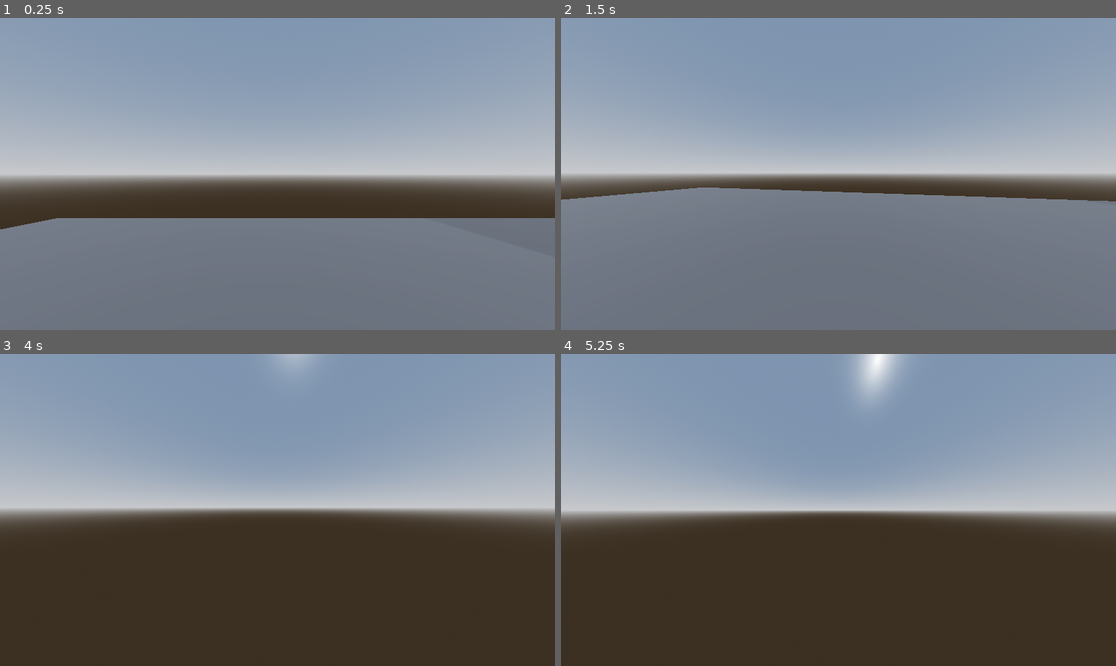
Above: before the commit, frames 1-4 (two rows, left to right).
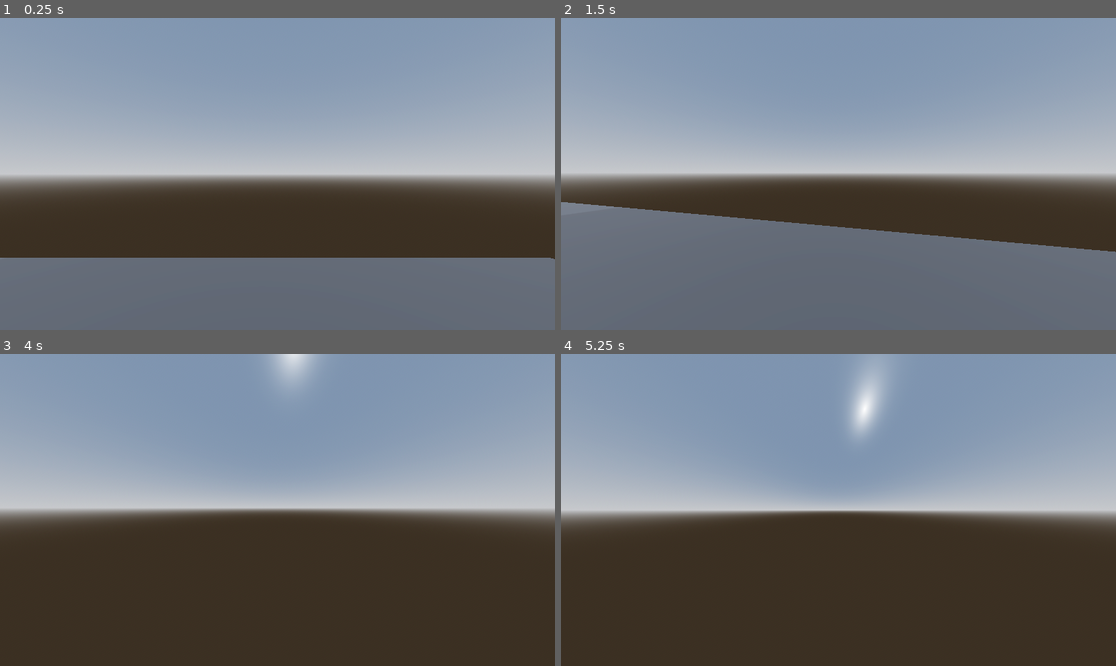
Above: after the commit, the same moments.

Repository: asaeed01/AstroStrider
Game: Godot game, scene res://world.tscn
The game is run twice, just before and just after one commit, with the same random seed, the same clock (stepped at 60 frames per second) and the same inputs. The project has no main scene, so this scene is started directly.
Inputs (mouse positions are in pixels of both pictures, inside the frame that each line leads up to):
- Up to frame 1 (0.25 s): no input
- Up to frame 2 (1.5 s): move the mouse to (866, 174) at 0.52 s; hold W (forwards) from 0.53 s (still down); tap C (crouch) at 0.6 s; tap Space (jump) at 0.77 s; move the mouse to (810, 174) at 1.27 s; tap Shift (sprint) at 1.35 s
- Up to frame 3 (4 s): keep holding W (forwards); tap Space (jump) at 1.52, 3.02, 3.5, 3.77 s; move the mouse to (288, 503) at 2.02 s; tap C (crouch) at 2.1, 3.6 s; tap Enter at 2.75 s; move the mouse to (271, 516) at 2.77 s; tap Shift (sprint) at 2.85 s; move the mouse to (316, 513) at 3.52 s
- Up to frame 4 (5.25 s): keep holding W (forwards); move the mouse to (794, 506) at 4.27 s; tap Shift (sprint) at 4.35 s; tap Space (jump) at 4.52 s; move the mouse to (844, 510) at 5.02 s; tap C (crouch) at 5.1 s

The runs differ from the first frame. In frame 1, 13% of the frame differs, in the area x 0-100%, y 64-78%; in frame 2, 10%; in frame 3, 0.3%; in frame 4, 1.2%.

Commit message:
Map Changes

Diff:
--- a/Parkour Runner Prototype/Player.gd
+++ b/Parkour Runner Prototype/Player.gd
@@ -5,9 +5,9 @@
 const SPRINT_SPEED = 24
 const SLIDE_BOOST_MULTIPLIER = 1.5  # Multiplier for initial sliding speed
 const SLIDE_SPEED = 20  # Base speed while sliding
-const JUMP_VELOCITY = 5.8
+const JUMP_VELOCITY = 7.0
 const SENSITIVITY = 0.004
-const GRAVITY = 6. # Custom gravity constant
+const GRAVITY = 9.8 # Custom gravity constant
 
 @onready var head = $Head
 @onready var camera = $Head/Camera3D
--- a/Parkour Runner Prototype/world.tscn
+++ b/Parkour Runner Prototype/world.tscn
@@ -1,8 +1,9 @@
-[gd_scene load_steps=23 format=3 uid="uid://crj7lreijfaum"]
+[gd_scene load_steps=27 format=3 uid="uid://crj7lreijfaum"]
 
 [ext_resource type="Texture2D" uid="uid://cov0iq82dholj" path="res://Assets/Textures/Dark/texture_08.png" id="1_8h2x3"]
 [ext_resource type="Script" path="res://Player.gd" id="1_p1pub"]
 [ext_resource type="Texture2D" uid="uid://bjoumse7oqld2" path="res://Assets/Textures/Dark/texture_12.png" id="2_cvvaa"]
+[ext_resource type="Texture2D" uid="uid://d22dx4rf3ylq2" path="res://Assets/Textures/Dark/texture_07.png" id="3_kd6ax"]
 
 [sub_resource type="StandardMaterial3D" id="StandardMaterial3D_2jddw"]
 albedo_texture = ExtResource("1_8h2x3")
@@ -10,16 +11,46 @@
 [sub_resource type="BoxMesh" id="BoxMesh_s4plq"]
 material = SubResource("StandardMaterial3D_2jddw")
 
-[sub_resource type="ConvexPolygonShape3D" id="ConvexPolygonShape3D_735vj"]
-points = PackedVector3Array(-0.5, -0.5, -0.5, 0.5, 0.5, 0.5, 0.5, -0.5, 0.5, 0.5, 0.5, -0.5, -0.5, 0.5, 0.5, 0.5, -0.5, -0.5, -0.5, -0.5, 0.5, -0.5, 0.5, -0.5)
-
-[sub_resource type="ConvexPolygonShape3D" id="ConvexPolygonShape3D_b5683"]
-points = PackedVector3Array(-0.5, -0.5, -0.5, 0.5, 0.5, 0.5, 0.5, -0.5, 0.5, 0.5, 0.5, -0.5, -0.5, 0.5, 0.5, 0.5, -0.5, -0.5, -0.5, -0.5, 0.5, -0.5, 0.5, -0.5)
-
-[sub_resource type="ConvexPolygonShape3D" id="ConvexPolygonShape3D_r88so"]
-points = PackedVector3Array(-0.5, -0.5, -0.5, 0.5, 0.5, 0.5, 0.5, -0.5, 0.5, 0.5, 0.5, -0.5, -0.5, 0.5, 0.5, 0.5, -0.5, -0.5, -0.5, -0.5, 0.5, -0.5, 0.5, -0.5)
-
-[sub_resource type="ConvexPolygonShape3D" id="ConvexPolygonShape3D_1ljmp"]
+[sub_resource type="ConvexPolygonShape3D" id="ConvexPolygonShape3D_mxexo"]
+points = PackedVector3Array(-0.5, -0.5, -0.5, 0.5, 0.5, 0.5, 0.5, -0.5, 0.5, 0.5, 0.5, -0.5, -0.5, 0.5, 0.5, 0.5, -0.5, -0.5, -0.5, -0.5, 0.5, -0.5, 0.5, -0.5)
+
+[sub_resource type="ConvexPolygonShape3D" id="ConvexPolygonShape3D_gd2f1"]
+points = PackedVector3Array(-0.5, -0.5, -0.5, 0.5, 0.5, 0.5, 0.5, -0.5, 0.5, 0.5, 0.5, -0.5, -0.5, 0.5, 0.5, 0.5, -0.5, -0.5, -0.5, -0.5, 0.5, -0.5, 0.5, -0.5)
+
+[sub_resource type="ConvexPolygonShape3D" id="ConvexPolygonShape3D_ig72s"]
+points = PackedVector3Array(-0.5, -0.5, -0.5, 0.5, 0.5, 0.5, 0.5, -0.5, 0.5, 0.5, 0.5, -0.5, -0.5, 0.5, 0.5, 0.5, -0.5, -0.5, -0.5, -0.5, 0.5, -0.5, 0.5, -0.5)
+
+[sub_resource type="ConvexPolygonShape3D" id="ConvexPolygonShape3D_uopyr"]
+points = PackedVector3Array(-0.5, -0.5, -0.5, 0.5, 0.5, 0.5, 0.5, -0.5, 0.5, 0.5, 0.5, -0.5, -0.5, 0.5, 0.5, 0.5, -0.5, -0.5, -0.5, -0.5, 0.5, -0.5, 0.5, -0.5)
+
+[sub_resource type="ConvexPolygonShape3D" id="ConvexPolygonShape3D_btjdu"]
+points = PackedVector3Array(-0.5, -0.5, -0.5, 0.5, 0.5, 0.5, 0.5, -0.5, 0.5, 0.5, 0.5, -0.5, -0.5, 0.5, 0.5, 0.5, -0.5, -0.5, -0.5, -0.5, 0.5, -0.5, 0.5, -0.5)
+
+[sub_resource type="StandardMaterial3D" id="StandardMaterial3D_jmnmd"]
+albedo_texture = ExtResource("2_cvvaa")
+
+[sub_resource type="StandardMaterial3D" id="StandardMaterial3D_4r2us"]
+albedo_texture = ExtResource("1_8h2x3")
+
+[sub_resource type="BoxMesh" id="BoxMesh_jm82b"]
+material = SubResource("StandardMaterial3D_4r2us")
+
+[sub_resource type="ConvexPolygonShape3D" id="ConvexPolygonShape3D_fb4nc"]
+points = PackedVector3Array(-0.5, -0.5, -0.5, 0.5, 0.5, 0.5, 0.5, -0.5, 0.5, 0.5, 0.5, -0.5, -0.5, 0.5, 0.5, 0.5, -0.5, -0.5, -0.5, -0.5, 0.5, -0.5, 0.5, -0.5)
+
+[sub_resource type="ConvexPolygonShape3D" id="ConvexPolygonShape3D_x1mds"]
+points = PackedVector3Array(-0.5, -0.5, -0.5, 0.5, 0.5, 0.5, 0.5, -0.5, 0.5, 0.5, 0.5, -0.5, -0.5, 0.5, 0.5, 0.5, -0.5, -0.5, -0.5, -0.5, 0.5, -0.5, 0.5, -0.5)
+
+[sub_resource type="StandardMaterial3D" id="StandardMaterial3D_evqib"]
+albedo_texture = ExtResource("3_kd6ax")
+
+[sub_resource type="BoxMesh" id="BoxMesh_7nuvh"]
+material = SubResource("StandardMaterial3D_evqib")
+
+[sub_resource type="ConvexPolygonShape3D" id="ConvexPolygonShape3D_uh2cy"]
+points = PackedVector3Array(-0.5, -0.5, -0.5, 0.5, 0.5, 0.5, 0.5, -0.5, 0.5, 0.5, 0.5, -0.5, -0.5, 0.5, 0.5, 0.5, -0.5, -0.5, -0.5, -0.5, 0.5, -0.5, 0.5, -0.5)
+
+[sub_resource type="ConvexPolygonShape3D" id="ConvexPolygonShape3D_760ou"]
 points = PackedVector3Array(-0.5, -0.5, -0.5, 0.5, 0.5, 0.5, 0.5, -0.5, 0.5, 0.5, 0.5, -0.5, -0.5, 0.5, 0.5, 0.5, -0.5, -0.5, -0.5, -0.5, 0.5, -0.5, 0.5, -0.5)
 
 [sub_resource type="ProceduralSkyMaterial" id="ProceduralSkyMaterial_hhubh"]
@@ -35,27 +66,6 @@
 tonemap_mode = 2
 glow_enabled = true
 
-[sub_resource type="ConvexPolygonShape3D" id="ConvexPolygonShape3D_dad6o"]
-points = PackedVector3Array(-0.5, -0.5, -0.5, 0.5, 0.5, 0.5, 0.5, -0.5, 0.5, 0.5, 0.5, -0.5, -0.5, 0.5, 0.5, 0.5, -0.5, -0.5, -0.5, -0.5, 0.5, -0.5, 0.5, -0.5)
-
-[sub_resource type="ConvexPolygonShape3D" id="ConvexPolygonShape3D_ku2ya"]
-points = PackedVector3Array(-0.5, -0.5, -0.5, 0.5, 0.5, 0.5, 0.5, -0.5, 0.5, 0.5, 0.5, -0.5, -0.5, 0.5, 0.5, 0.5, -0.5, -0.5, -0.5, -0.5, 0.5, -0.5, 0.5, -0.5)
-
-[sub_resource type="StandardMaterial3D" id="StandardMaterial3D_jmnmd"]
-albedo_texture = ExtResource("2_cvvaa")
-
-[sub_resource type="StandardMaterial3D" id="StandardMaterial3D_4r2us"]
-albedo_texture = ExtResource("1_8h2x3")
-
-[sub_resource type="BoxMesh" id="BoxMesh_jm82b"]
-material = SubResource("StandardMaterial3D_4r2us")
-
-[sub_resource type="ConvexPolygonShape3D" id="ConvexPolygonShape3D_fb4nc"]
-points = PackedVector3Array(-0.5, -0.5, -0.5, 0.5, 0.5, 0.5, 0.5, -0.5, 0.5, 0.5, 0.5, -0.5, -0.5, 0.5, 0.5, 0.5, -0.5, -0.5, -0.5, -0.5, 0.5, -0.5, 0.5, -0.5)
-
-[sub_resource type="ConvexPolygonShape3D" id="ConvexPolygonShape3D_x1mds"]
-points = PackedVector3Array(-0.5, -0.5, -0.5, 0.5, 0.5, 0.5, 0.5, -0.5, 0.5, 0.5, 0.5, -0.5, -0.5, 0.5, 0.5, 0.5, -0.5, -0.5, -0.5, -0.5, 0.5, -0.5, 0.5, -0.5)
-
 [sub_resource type="CapsuleMesh" id="CapsuleMesh_10nml"]
 
 [sub_resource type="ConvexPolygonShape3D" id="ConvexPolygonShape3D_sfsy6"]
@@ -67,52 +77,155 @@
 [node name="World" type="Node3D"]
 
 [node name="StaticBody3D" type="StaticBody3D" parent="."]
-transform = Transform3D(6.19407, 0, 0, 0, 3.08752, 0, 0, 0, 7.30166, -5.87666, 746.214, 474.721)
+transform = Transform3D(6.19407, 0, 0, 0, 3.08752, 0, 0, 0, 7.30166, 48.7068, 746.214, 474.721)
 
 [node name="MeshInstance3D" type="MeshInstance3D" parent="StaticBody3D"]
-transform = Transform3D(13.6942, 0, 0, 0, 111.516, 0, 0, 0, 6.42353, -10.181, -207.626, 31.091)
+transform = Transform3D(10.4385, 0, 0, 0, 111.516, 0, 0, 0, 3.30612, -24.3439, -207.626, 31.091)
 mesh = SubResource("BoxMesh_s4plq")
 skeleton = NodePath("../..")
 
 [node name="CollisionShape3D" type="CollisionShape3D" parent="StaticBody3D"]
-transform = Transform3D(14.1304, 0, 0, 0, 111.516, 0, 0, 0, 6.42353, -10.181, -207.626, 31.091)
-shape = SubResource("ConvexPolygonShape3D_735vj")
+transform = Transform3D(10.4385, 0, 0, 0, 111.516, 0, 0, 0, 3.30612, -24.3439, -207.626, 31.091)
+shape = SubResource("ConvexPolygonShape3D_mxexo")
+
+[node name="StaticBody3D12" type="StaticBody3D" parent="."]
+transform = Transform3D(6.19407, 0, 0, 0, 3.08752, 0, 0, 0, 7.30166, -5.87666, 746.214, 474.721)
+
+[node name="MeshInstance3D" type="MeshInstance3D" parent="StaticBody3D12"]
+transform = Transform3D(7.12704, 0, 0, 0, 111.516, 0, 0, 0, 1.54561, -5.28902, -207.626, 31.091)
+mesh = SubResource("BoxMesh_s4plq")
+skeleton = NodePath("../..")
+
+[node name="CollisionShape3D" type="CollisionShape3D" parent="StaticBody3D12"]
+transform = Transform3D(7.12704, 0, 0, 0, 111.516, 0, 0, 0, 1.54561, -5.28902, -207.626, 31.091)
+shape = SubResource("ConvexPolygonShape3D_gd2f1")
 
 [node name="StaticBody3D3" type="StaticBody3D" parent="."]
-transform = Transform3D(6.19407, 0, 0, 0, 3.08752, 0, 0, 0, 7.30166, 190.086, 743.341, 474.721)
+transform = Transform3D(6.19407, 0, 0, 0, 3.08752, 0, 0, 0, 7.30166, 194.283, 743.341, 474.721)
 
 [node name="MeshInstance3D" type="MeshInstance3D" parent="StaticBody3D3"]
-transform = Transform3D(0.327654, 0, 0, 0, 6.86983, 0, 0, 0, 12.2496, -5.67912, -146.313, 31.091)
+transform = Transform3D(0.327654, 0, 0, 0, 5.03675, 0, 0, 0, 8.90102, -18.0188, -146.966, 31.091)
 mesh = SubResource("BoxMesh_s4plq")
 skeleton = NodePath("../..")
 
 [node name="CollisionShape3D" type="CollisionShape3D" parent="StaticBody3D3"]
-transform = Transform3D(0.36627, 0, 0, 0, 6.9406, 0, 0, 0, 12.2496, -5.692, -146.355, 31.091)
-shape = SubResource("ConvexPolygonShape3D_b5683")
+transform = Transform3D(0.371863, 0, 0, 0, 5.18177, 0, 0, 0, 8.90102, -18.0188, -146.966, 31.091)
+shape = SubResource("ConvexPolygonShape3D_ig72s")
+
+[node name="StaticBody3D14" type="StaticBody3D" parent="."]
+transform = Transform3D(6.19407, 0, 0, 0, 3.08752, 0, 0, 0, 7.30166, 212.587, 743.341, 474.721)
+
+[node name="MeshInstance3D" type="MeshInstance3D" parent="StaticBody3D14"]
+transform = Transform3D(0.327654, 0, 0, 0, 5.03675, 0, 0, 0, 8.90102, -18.0188, -146.966, 31.091)
+mesh = SubResource("BoxMesh_s4plq")
+skeleton = NodePath("../..")
+
+[node name="CollisionShape3D" type="CollisionShape3D" parent="StaticBody3D14"]
+transform = Transform3D(0.371863, 0, 0, 0, 5.18177, 0, 0, 0, 8.90102, -18.0188, -146.966, 31.091)
+shape = SubResource("ConvexPolygonShape3D_ig72s")
+
+[node name="StaticBody3D15" type="StaticBody3D" parent="."]
+transform = Transform3D(6.19407, 0, 0, 0, 3.08752, 0, 0, 0, 7.30166, 228.835, 743.341, 474.721)
+
+[node name="MeshInstance3D" type="MeshInstance3D" parent="StaticBody3D15"]
+transform = Transform3D(0.327654, 0, 0, 0, 5.03675, 0, 0, 0, 8.90102, -18.0188, -146.966, 31.091)
+mesh = SubResource("BoxMesh_s4plq")
+skeleton = NodePath("../..")
+
+[node name="CollisionShape3D" type="CollisionShape3D" parent="StaticBody3D15"]
+transform = Transform3D(0.371863, 0, 0, 0, 5.18177, 0, 0, 0, 8.90102, -18.0188, -146.966, 31.091)
+shape = SubResource("ConvexPolygonShape3D_ig72s")
+
+[node name="StaticBody3D2" type="StaticBody3D" parent="."]
+transform = Transform3D(6.19407, 0, 0, 0, 3.08752, 0, 0, 0, 7.30166, -5.87666, 746.214, 474.721)
+
+[node name="MeshInstance3D" type="MeshInstance3D" parent="StaticBody3D2"]
+transform = Transform3D(9.64493, 0, 0, 0, 111.516, 0, 0, 0, 4.19869, 4.34748, -207.381, 31.091)
+mesh = SubResource("BoxMesh_s4plq")
+skeleton = NodePath("../..")
+
+[node name="CollisionShape3D" type="CollisionShape3D" parent="StaticBody3D2"]
+transform = Transform3D(9.64493, 0, 0, 0, 111.516, 0, 0, 0, 4.19869, 4.34748, -207.381, 31.091)
+shape = SubResource("ConvexPolygonShape3D_uopyr")
 
 [node name="StaticBody3D9" type="StaticBody3D" parent="."]
-transform = Transform3D(6.19407, 0, 0, 0, 3.08752, 0, 0, 0, 7.30166, 196.989, 742.958, 440.811)
+transform = Transform3D(6.19407, 0, 0, 0, 3.08752, 0, 0, 0, 7.30166, -5.87666, 746.214, 474.721)
 
 [node name="MeshInstance3D" type="MeshInstance3D" parent="StaticBody3D9"]
-transform = Transform3D(0.327584, -20.1477, 1.06217e-15, 0.662582, 9.96113, -3.13949e-15, 2.57802e-16, 7.83921e-15, 6.71919, 44.4553, -153.09, 34.8547)
-mesh = SubResource("BoxMesh_s4plq")
-skeleton = NodePath("../..")
-
-[node name="CollisionShape3D" type="CollisionShape3D" parent="StaticBody3D9"]
-transform = Transform3D(0.325969, -20.3241, 1.07108e-15, 0.659316, 10.0483, -3.16584e-15, 2.56531e-16, 7.90782e-15, 6.77558, 44.4553, -153.09, 34.8547)
-shape = SubResource("ConvexPolygonShape3D_r88so")
-
-[node name="StaticBody3D10" type="StaticBody3D" parent="."]
-transform = Transform3D(6.19407, 0, 0, 0, 3.08752, 0, 0, 0, 7.30166, 196.989, 742.958, 440.811)
-
-[node name="MeshInstance3D" type="MeshInstance3D" parent="StaticBody3D10"]
-transform = Transform3D(0.327048, -20.2062, 1.06588e-15, 0.661499, 9.99006, -3.15046e-15, 2.5738e-16, 7.86198e-15, 6.74268, 64.3897, -164.395, 34.8547)
-mesh = SubResource("BoxMesh_s4plq")
-skeleton = NodePath("../..")
-
-[node name="CollisionShape3D" type="CollisionShape3D" parent="StaticBody3D10"]
-transform = Transform3D(0.323062, -20.6482, 1.10326e-15, 0.653436, 10.2086, -3.26093e-15, 2.54244e-16, 8.03395e-15, 6.9791, 64.3897, -164.395, 34.8547)
-shape = SubResource("ConvexPolygonShape3D_1ljmp")
+transform = Transform3D(9.64493, 0, 0, 0, 111.516, 0, 0, 0, 4.19869, 63.8261, -205.528, 31.091)
+mesh = SubResource("BoxMesh_s4plq")
+skeleton = NodePath("../..")
+
+[node name="StaticBody3D4" type="StaticBody3D" parent="."]
+transform = Transform3D(6.19407, 0, 0, 0, 3.08752, 0, 0, 0, 7.30166, -5.87666, 746.214, 474.721)
+
+[node name="MeshInstance3D" type="MeshInstance3D" parent="StaticBody3D4"]
+transform = Transform3D(13.6942, 0, 0, 0, 111.516, 0, 0, 0, 6.42353, 17.433, -206.757, 31.091)
+mesh = SubResource("BoxMesh_s4plq")
+skeleton = NodePath("../..")
+
+[node name="CollisionShape3D" type="CollisionShape3D" parent="StaticBody3D4"]
+transform = Transform3D(13.6942, 0, 0, 0, 111.516, 0, 0, 0, 6.42353, 17.433, -206.757, 31.091)
+shape = SubResource("ConvexPolygonShape3D_btjdu")
+
+[node name="StaticBody3D5" type="StaticBody3D" parent="."]
+transform = Transform3D(1, 0, 0, 0, 1, 0, 0, 0, 1, 162.456, 281.328, 689.868)
+
+[node name="MeshInstance3D" type="MeshInstance3D" parent="StaticBody3D5"]
+transform = Transform3D(34.758, -0.097244, 0.583449, 3.64095, 0.928332, -5.56985, -4.13729e-15, 0.358808, 14.5688, 11.2173, -0.76355, 0)
+material_override = SubResource("StandardMaterial3D_jmnmd")
+mesh = SubResource("BoxMesh_jm82b")
+skeleton = NodePath("../..")
+
+[node name="CollisionShape3D" type="CollisionShape3D" parent="StaticBody3D5"]
+transform = Transform3D(35.3704, -0.0984343, 0.605143, 3.7051, 0.939695, -5.77695, -4.21018e-15, 0.3632, 15.1105, 11.2173, -0.76355, 0)
+shape = SubResource("ConvexPolygonShape3D_fb4nc")
+
+[node name="StaticBody3D8" type="StaticBody3D" parent="."]
+transform = Transform3D(0.944037, -0.219878, -0.24586, 0.327537, 0.712834, 0.62015, 0.0388999, -0.665973, 0.744961, 317.205, 283.514, 702.849)
+
+[node name="MeshInstance3D" type="MeshInstance3D" parent="StaticBody3D8"]
+transform = Transform3D(34.8188, 0.0745876, 0.666962, -1.49582, 0.861539, -7.89592, -2.6053, 0.502184, 13.4471, 9.97794, -0.736816, 0.0888062)
+material_override = SubResource("StandardMaterial3D_jmnmd")
+mesh = SubResource("BoxMesh_jm82b")
+skeleton = NodePath("../..")
+
+[node name="CollisionShape3D" type="CollisionShape3D" parent="StaticBody3D8"]
+transform = Transform3D(35.6464, 0.0735347, 0.693628, -1.53137, 0.849376, -8.21159, -2.66723, 0.495095, 13.9847, 9.97769, -0.736664, 0.0889893)
+shape = SubResource("ConvexPolygonShape3D_x1mds")
+
+[node name="StaticBody3D7" type="StaticBody3D" parent="."]
+transform = Transform3D(0.984153, 0.177322, -7.40391e-05, -0.177322, 0.984153, -0.000102708, 5.4675e-05, 0.000114199, 1, 261.18, 288.334, 685.257)
+
+[node name="MeshInstance3D" type="MeshInstance3D" parent="StaticBody3D7"]
+transform = Transform3D(34.758, -0.097244, 0.583449, 3.64095, 0.928332, -5.56985, -4.13729e-15, 0.358808, 14.5688, 11.2173, -0.76355, 0)
+material_override = SubResource("StandardMaterial3D_jmnmd")
+mesh = SubResource("BoxMesh_jm82b")
+skeleton = NodePath("../..")
+
+[node name="CollisionShape3D" type="CollisionShape3D" parent="StaticBody3D7"]
+transform = Transform3D(35.4696, -0.0988741, 0.601418, 3.71549, 0.943893, -5.74139, -4.22199e-15, 0.364822, 15.0175, 11.2173, -0.76355, 0)
+shape = SubResource("ConvexPolygonShape3D_fb4nc")
+
+[node name="StaticBody3D11" type="StaticBody3D" parent="."]
+
+[node name="MeshInstance3D" type="MeshInstance3D" parent="StaticBody3D11"]
+transform = Transform3D(35.2287, 0, 0, 0, 1.80188, 0, 0, 0, 0.416043, -38.7118, 278.192, 696.16)
+mesh = SubResource("BoxMesh_7nuvh")
+
+[node name="CollisionShape3D" type="CollisionShape3D" parent="StaticBody3D11"]
+transform = Transform3D(35.2287, 0, 0, 0, 1.80188, 0, 0, 0, 0.416043, -38.7118, 278.192, 696.16)
+shape = SubResource("ConvexPolygonShape3D_uh2cy")
+
+[node name="StaticBody3D13" type="StaticBody3D" parent="."]
+
+[node name="MeshInstance3D" type="MeshInstance3D" parent="StaticBody3D13"]
+transform = Transform3D(35.0744, 0, 0, 0, 1.83933, 0, 0, 0, 0.424689, -38.7118, 278.192, 707.185)
+mesh = SubResource("BoxMesh_7nuvh")
+
+[node name="CollisionShape3D" type="CollisionShape3D" parent="StaticBody3D13"]
+transform = Transform3D(35.0744, 0, 0, 0, 1.83933, 0, 0, 0, 0.424689, -38.7118, 278.192, 707.185)
+shape = SubResource("ConvexPolygonShape3D_760ou")
 
 [node name="WorldEnvironment" type="WorldEnvironment" parent="."]
 environment = SubResource("Environment_0gvl4")
@@ -121,69 +234,6 @@
 transform = Transform3D(-0.866025, -0.433013, 0.25, 0, 0.5, 0.866025, -0.5, 0.75, -0.433013, 0, 0, 0)
 shadow_enabled = true
 
-[node name="StaticBody3D2" type="StaticBody3D" parent="."]
-transform = Transform3D(6.19407, 0, 0, 0, 3.08752, 0, 0, 0, 7.30166, -5.87666, 746.214, 474.721)
-
-[node name="MeshInstance3D" type="MeshInstance3D" parent="StaticBody3D2"]
-transform = Transform3D(13.6942, 0, 0, 0, 111.516, 0, 0, 0, 6.42353, 7.22606, -207.626, 31.091)
-mesh = SubResource("BoxMesh_s4plq")
-skeleton = NodePath("../..")
-
-[node name="CollisionShape3D" type="CollisionShape3D" parent="StaticBody3D2"]
-transform = Transform3D(13.9148, 0, 0, 0, 111.516, 0, 0, 0, 6.42353, 7.22606, -207.626, 31.091)
-shape = SubResource("ConvexPolygonShape3D_dad6o")
-
-[node name="StaticBody3D4" type="StaticBody3D" parent="."]
-transform = Transform3D(6.19407, 0, 0, 0, 3.08752, 0, 0, 0, 7.30166, -5.87666, 746.214, 474.721)
-
-[node name="MeshInstance3D" type="MeshInstance3D" parent="StaticBody3D4"]
-transform = Transform3D(13.6942, 0, 0, 0, 111.516, 0, 0, 0, 6.42353, 24.8913, -206.977, 31.091)
-mesh = SubResource("BoxMesh_s4plq")
-skeleton = NodePath("../..")
-
-[node name="CollisionShape3D" type="CollisionShape3D" parent="StaticBody3D4"]
-transform = Transform3D(13.9079, 0, 0, 0, 111.516, 0, 0, 0, 6.42353, 24.8913, -206.977, 31.091)
-shape = SubResource("ConvexPolygonShape3D_ku2ya")
-
-[node name="StaticBody3D5" type="StaticBody3D" parent="."]
-transform = Transform3D(1, 0, 0, 0, 1, 0, 0, 0, 1, 211.828, 281.328, 689.868)
-
-[node name="MeshInstance3D" type="MeshInstance3D" parent="StaticBody3D5"]
-transform = Transform3D(34.758, -0.097244, 0.583449, 3.64095, 0.928332, -5.56985, -4.13729e-15, 0.358808, 14.5688, 11.2173, -0.76355, 0)
-material_override = SubResource("StandardMaterial3D_jmnmd")
-mesh = SubResource("BoxMesh_jm82b")
-skeleton = NodePath("../..")
-
-[node name="CollisionShape3D" type="CollisionShape3D" parent="StaticBody3D5"]
-transform = Transform3D(35.3704, -0.0984343, 0.605143, 3.7051, 0.939695, -5.77695, -4.21018e-15, 0.3632, 15.1105, 11.2173, -0.76355, 0)
-shape = SubResource("ConvexPolygonShape3D_fb4nc")
-
-[node name="StaticBody3D8" type="StaticBody3D" parent="."]
-transform = Transform3D(0.944037, -0.219878, -0.24586, 0.327537, 0.712834, 0.62015, 0.0388999, -0.665973, 0.744961, 350.341, 283.514, 702.849)
-
-[node name="MeshInstance3D" type="MeshInstance3D" parent="StaticBody3D8"]
-transform = Transform3D(34.8188, 0.0745876, 0.666962, -1.49582, 0.861539, -7.89592, -2.6053, 0.502184, 13.4471, 9.97794, -0.736816, 0.0888062)
-material_override = SubResource("StandardMaterial3D_jmnmd")
-mesh = SubResource("BoxMesh_jm82b")
-skeleton = NodePath("../..")
-
-[node name="CollisionShape3D" type="CollisionShape3D" parent="StaticBody3D8"]
-transform = Transform3D(35.6464, 0.0735347, 0.693628, -1.53137, 0.849376, -8.21159, -2.66723, 0.495095, 13.9847, 9.97769, -0.736664, 0.0889893)
-shape = SubResource("ConvexPolygonShape3D_x1mds")
-
-[node name="StaticBody3D7" type="StaticBody3D" parent="."]
-transform = Transform3D(0.984153, 0.177322, -7.40391e-05, -0.177322, 0.984153, -0.000102708, 5.4675e-05, 0.000114199, 1, 303.865, 288.734, 685.253)
-
-[node name="MeshInstance3D" type="MeshInstance3D" parent="StaticBody3D7"]
-transform = Transform3D(34.758, -0.097244, 0.583449, 3.64095, 0.928332, -5.56985, -4.13729e-15, 0.358808, 14.5688, 11.2173, -0.76355, 0)
-material_override = SubResource("StandardMaterial3D_jmnmd")
-mesh = SubResource("BoxMesh_jm82b")
-skeleton = NodePath("../..")
-
-[node name="CollisionShape3D" type="CollisionShape3D" parent="StaticBody3D7"]
-transform = Transform3D(35.4696, -0.0988741, 0.601418, 3.71549, 0.943893, -5.74139, -4.22199e-15, 0.364822, 15.0175, 11.2173, -0.76355, 0)
-shape = SubResource("ConvexPolygonShape3D_fb4nc")
-
 [node name="Player" type="CharacterBody3D" parent="."]
 transform = Transform3D(1, 0, 0, 0, 1, 0, 0, 0, 1, -85.9501, 281.394, 701.864)
 script = ExtResource("1_p1pub")
@@ -201,7 +251,7 @@
 transform = Transform3D(1, 0, 0, 0, 1, 0, 0, 0, 1.30181, 0.0296097, 0.247131, -0.778259)
 
 [node name="StaticBody3D6" type="StaticBody3D" parent="."]
-transform = Transform3D(1, 0, 0, 0, 1, 0, 0, 0, 1, 211.828, 282.383, 689.868)
+transform = Transform3D(1, 0, 0, 0, 1, 0, 0, 0, 1, 162.396, 282.383, 689.868)
 
 [node name="MeshInstance3D" type="MeshInstance3D" parent="StaticBody3D6"]
 transform = Transform3D(33.6321, -0.268645, -0.649431, 9.16054, 0.876379, 6.30643, -2.51908, -0.399737, 14.2626, 59.4203, -0.76355, 18.7568)
Not shown, changed: .DS_Store
Not shown, added: Parkour Runner Prototype/Assets/glowingarrow.blend1
Not shown, added: Parkour Runner Prototype/Assets/glowingarrow.blend11
Not shown, changed: Parkour Runner Prototype/Assets/untitled.blend1
